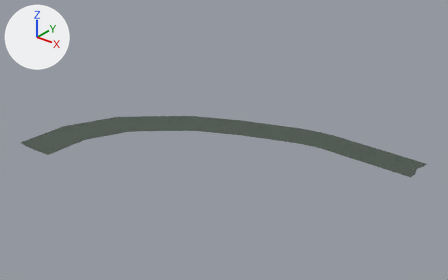
Before and after pictures for a commit that changed the FBX model Assets/Environment/Unique/Scene_A/SM_Scene_A_WaterPlane00.fbx.
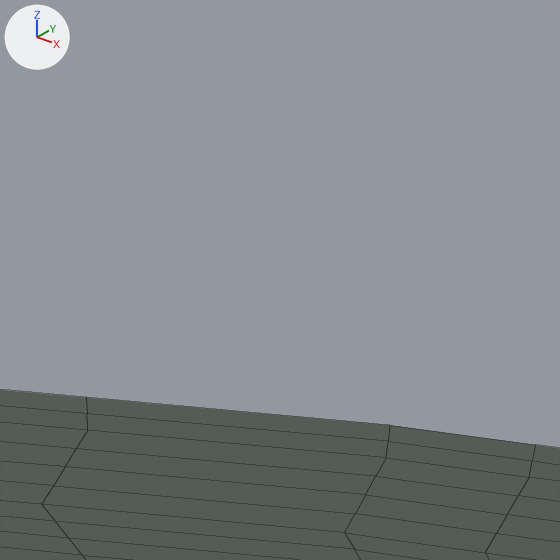
Each version appears first whole from a 50 mm lens placed at (314.6, -739.1, 300.4), pointed at (-116.5, -200.3, -33.6), and next in a close-up on the part from 47% to 57% of the width and 30% to 47% of the height. Every picture has the same lights, and +X, +Y and +Z are marked at upper left. The close-ups show mesh edges as thin lines. Where no turn or scale is listed for an object, it has been applied to the vertices.

Objects in the first close-up: 'SM_Scene_A_WaterPlane00'.
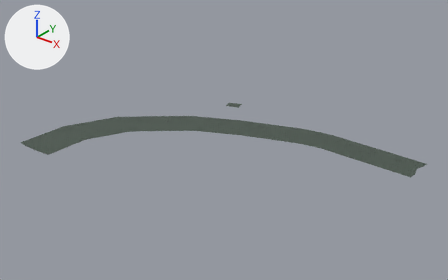
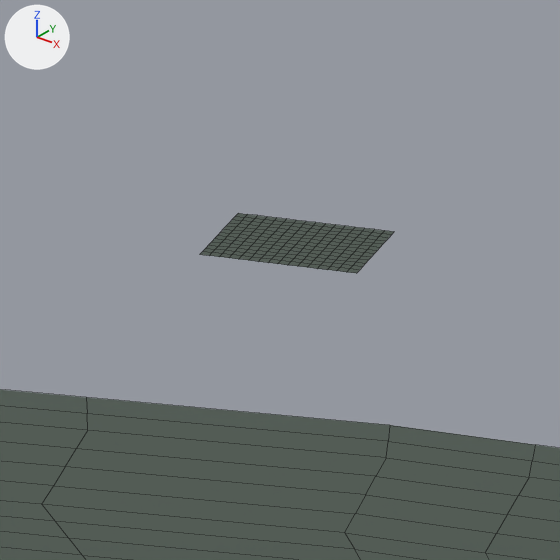
Edits to the bpy script that builds the scene:
```text
Change me_cube_119:
    used by ob_sm_scene_a_waterplane00; location = (0.0, 0.0, 0.0)
    remove me_cube_119.from_pydata(...)  # 385 vertices, 340 faces; spans x -329.0..97.0, y -349.0..-81.0, z -46.0
    add me_cube_119.from_pydata(...)  # 623 vertices, 548 faces; spans x -329.0..97.0, y -349.0..-67.0, z -48.0..-46.0
    me_cube_119 part 1: a new loose piece of 238 vertices spanning x -208.0..-185.0, y -88.0..-67.0, z -48.0, in mat_material_022 (dark grey #46534a)
```

Where the change shows, as pixel boxes [x1, y1, x2, y2] in the close-ups (560 x 560 px):
'SM_Scene_A_WaterPlane00', reshaped: before [0, 390, 560, 560]; after [0, 213, 560, 560]
part 1 of me_cube_119, added: after [200, 213, 394, 273]
